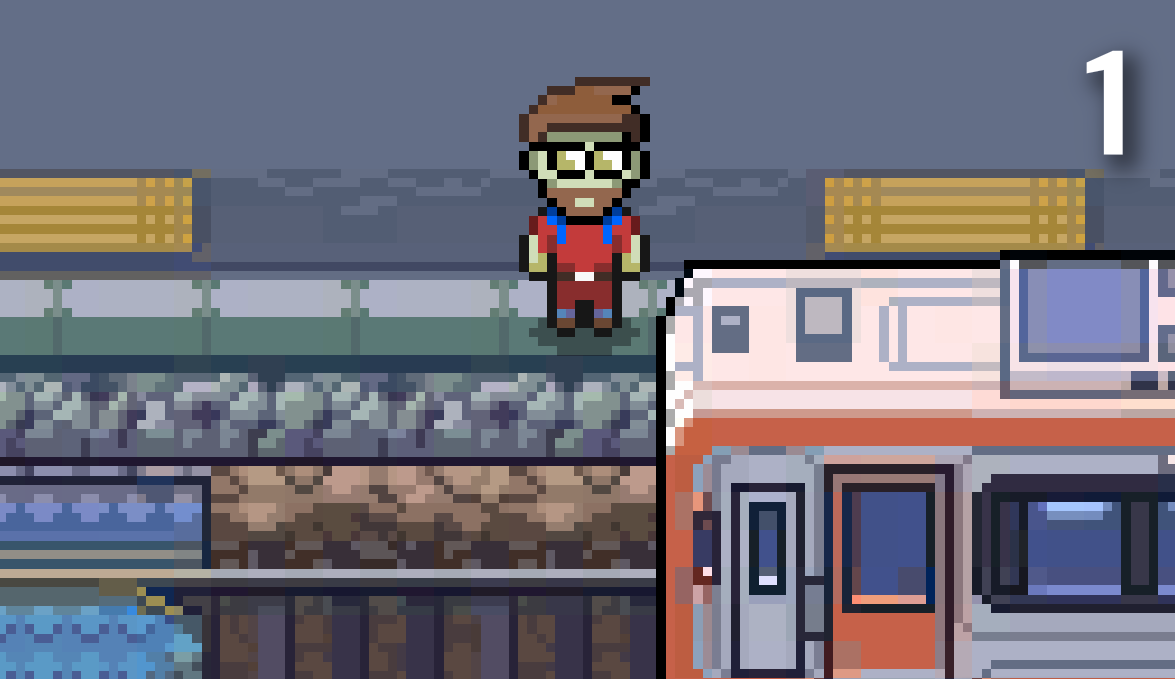
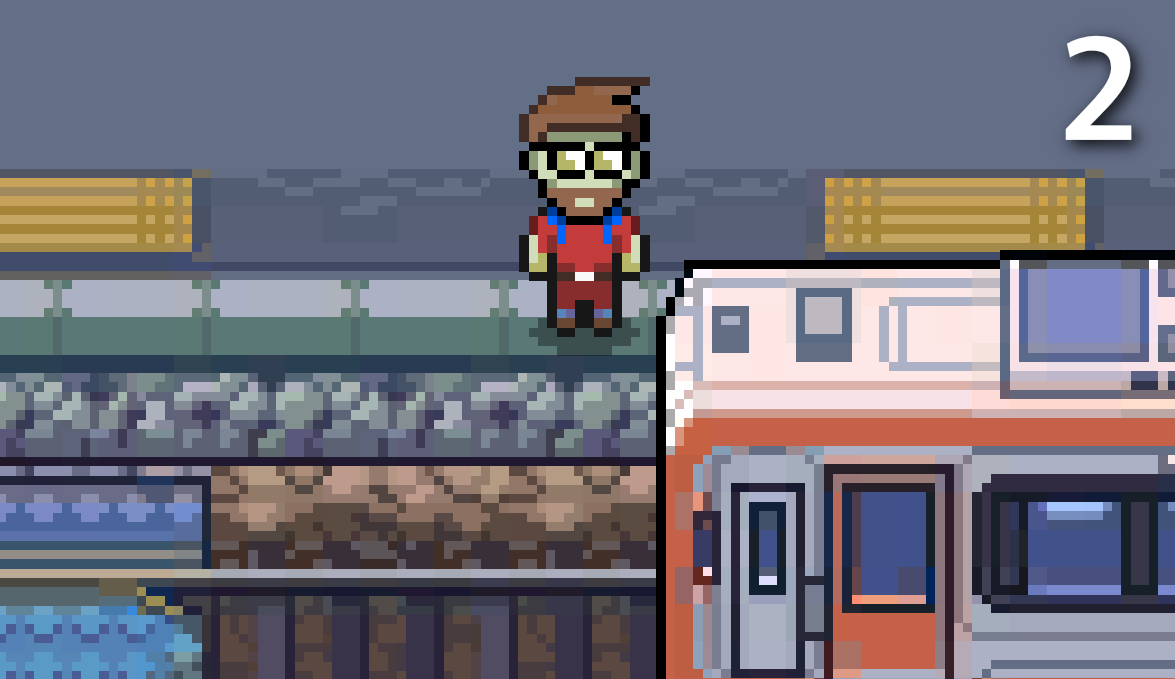
Layer changes from the first 1175 x 679 image to the second:
renamed "1" to "2", painted on it over [left=1055, top=24, right=1158, bottom=187]
